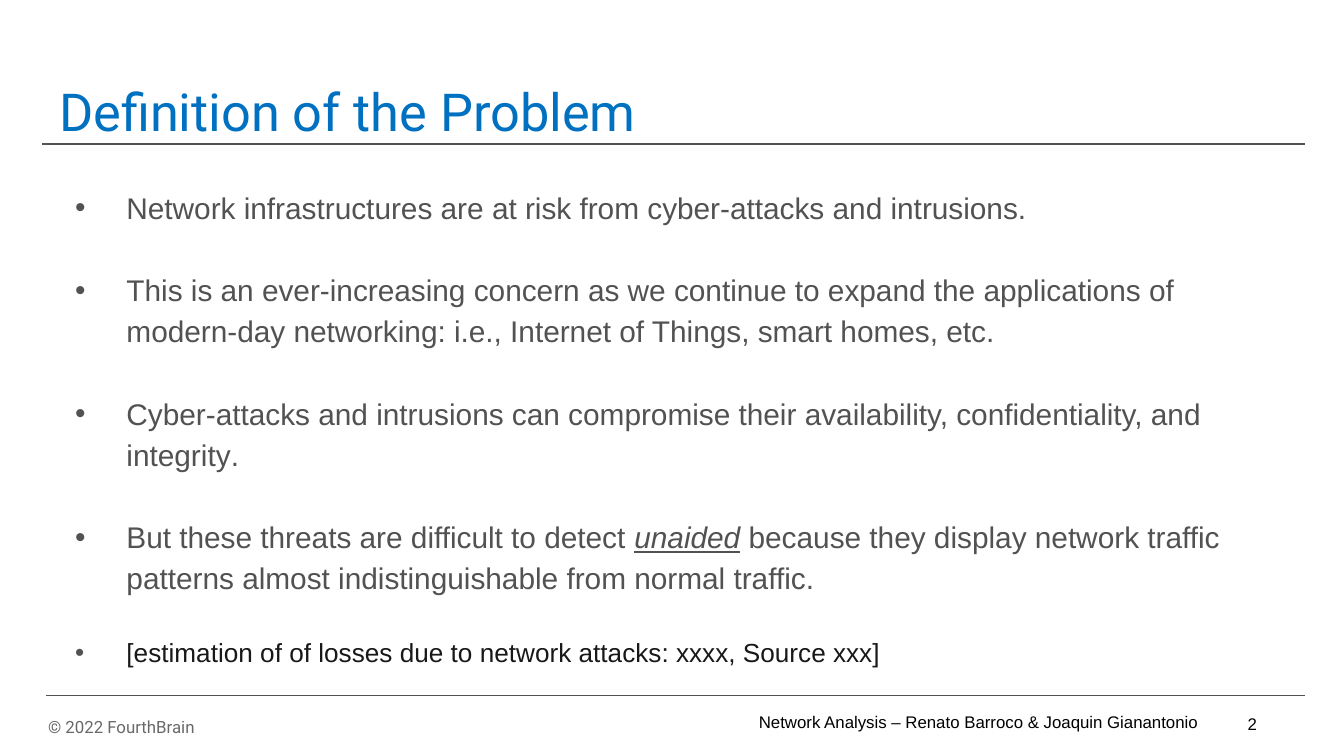
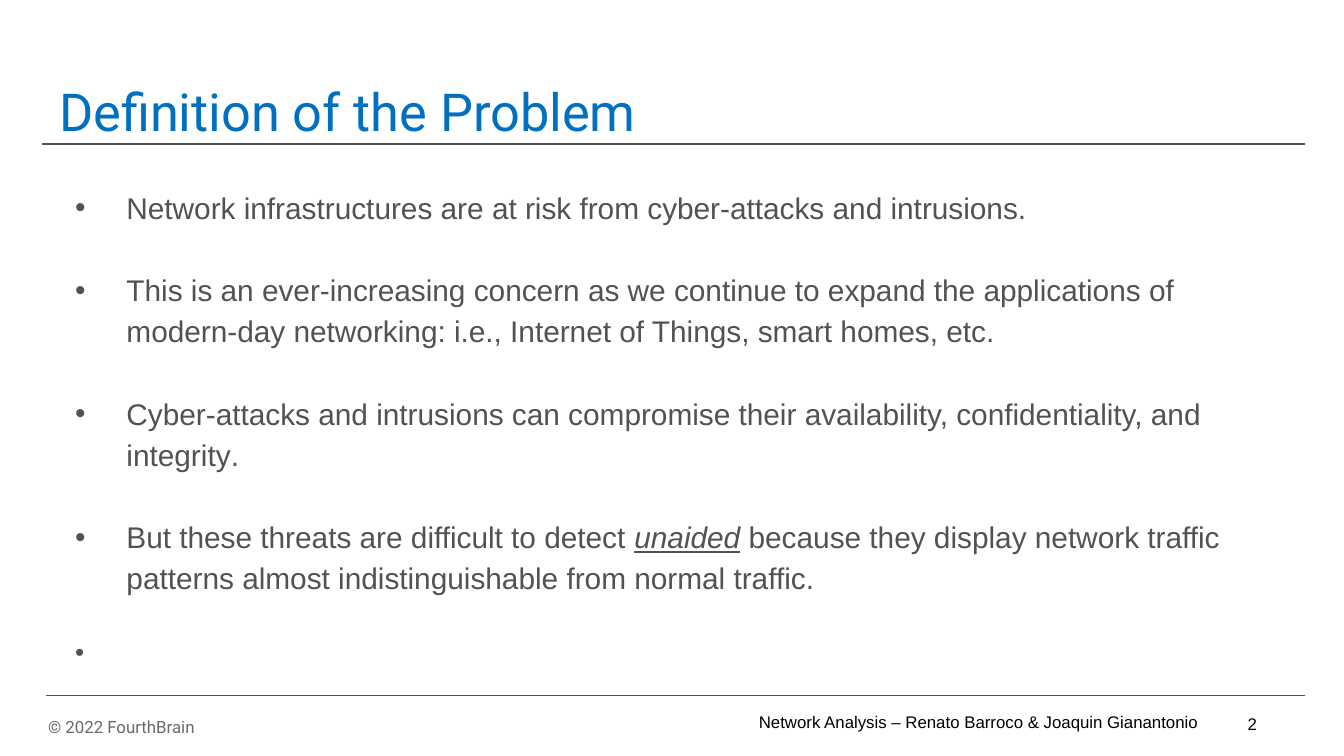
Before and after one commit to RBarroco/network-analytics-final, a slide deck: slide 3 of network-analytics-final/powerpoint/Network Analysis - MLE Capstone Presentation_v07.pptx. Drawn at 1344x756 pixels with LibreOffice and Linux fonts; fonts in the diff are those of the drawing; background and template pictures are left out. Boxes give left, top, right and bottom in pixels: in the first picture for what was removed or moved away, otherwise in the second. Text is boxed around its words. In the diff, an @@ line names an element or a change of style, - is before the commit and + after.

Commit message:
On branch jg-docker-01 Your branch is up to date with 'origin/jg-docker-01'.
Changes to be committed:
	modified:   network-analytics-final/powerpoint/Network Analysis - MLE Capstone Presentation_v07.pptx
	modified:   network-analytics-final/powerpoint/excel-for-tables.xlsx
	new file:   network-analytics-final/powerpoint/~$Network Analysis - MLE Capstone Presentation_v07.pptx
	modified:   network-analytics-final/west-end/app/Dockerfile
	modified:   network-analytics-final/west-end/app/requirements.txt

```diff
--- a/network-analytics-final/powerpoint/Network Analysis - MLE Capstone Presentation_v07.pptx
+++ b/network-analytics-final/powerpoint/Network Analysis - MLE Capstone Presentation_v07.pptx
@@ text "Network infrastructures are at risk ..." at [126,197,1219,595]: text colour #181818 to #FFFFFF in "[estimation of of losses due to network ..." @@
```
Also in this commit, not shown: 3 other slides changed, 6 slides removed, 4 other files.
